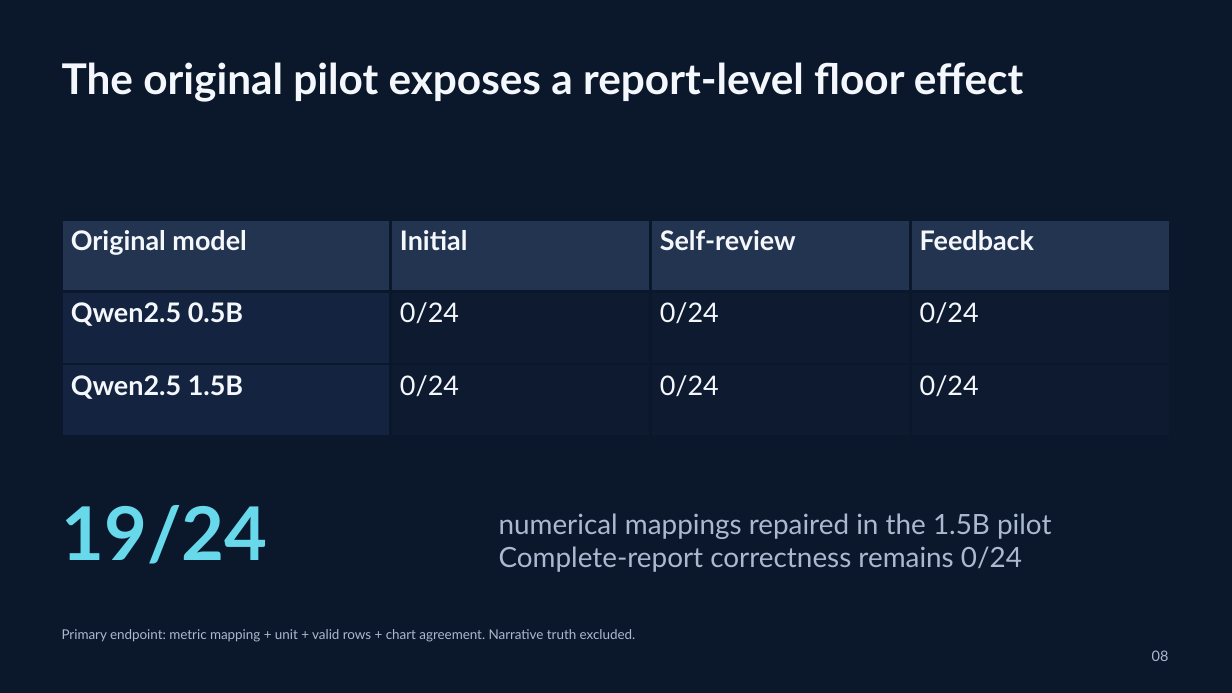
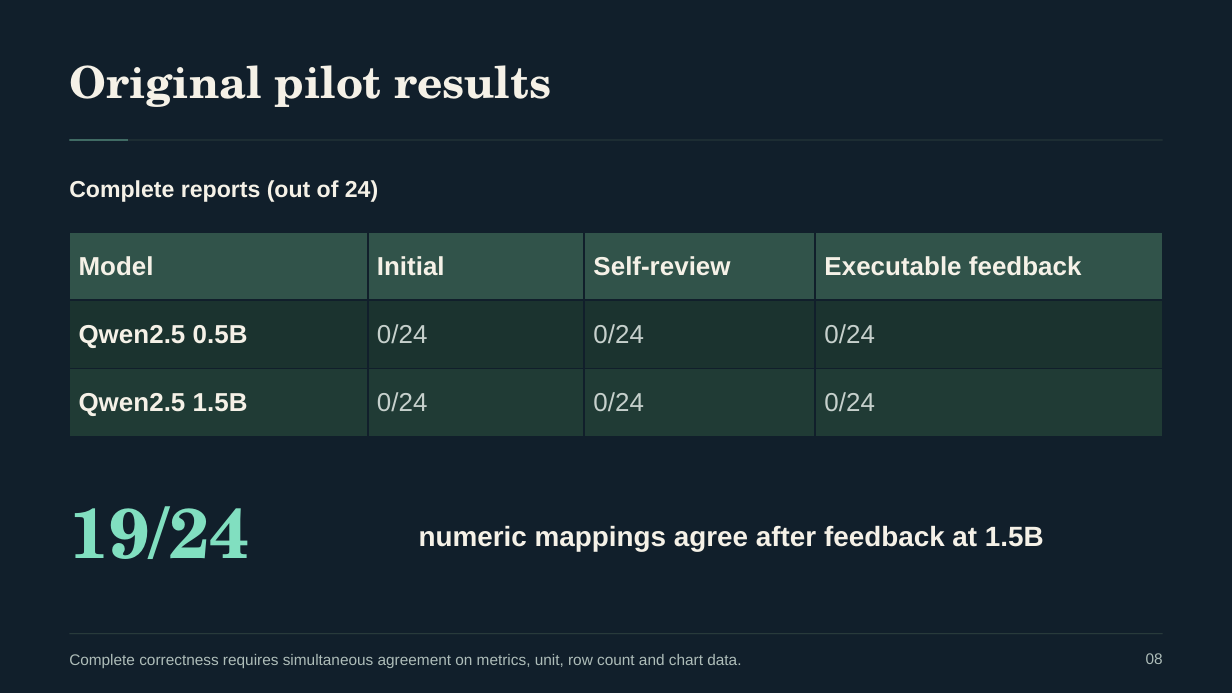
Before and after one commit to naazzarov/trustverify-ai-analysis, a slide deck: slide 8 of presentation/TrustVerify-Dark-Defense.pptx. Drawn at 1232x693 pixels with LibreOffice and Linux fonts; fonts in the diff are those of the drawing. Boxes give left, top, right and bottom in pixels: in the first picture for what was removed or moved away, otherwise in the second. Text is boxed around its words. In the diff, an @@ line names an element or a change of style, - is before the commit and + after.

```diff
--- a/presentation/TrustVerify-Dark-Defense.pptx
+++ b/presentation/TrustVerify-Dark-Defense.pptx
@@ background #0B182B to #111F2B @@
@@ text added at [69, 65, 551, 107], 34.5 pt, text #F5F1E7, bold @@
+Original pilot results
@@ rectangle added at [69, 140, 1163, 140], fill #354944 @@
@@ rectangle added at [69, 140, 128, 140], fill #81DFC0 @@
@@ text at [69, 180, 378, 202]: text changed; size 33 to 18 pt; font Lato to Arial; text colour #F4F7FC to #F5F1E7 @@
-The original pilot exposes a report-level floor effect
+Complete reports (out of 24)
@@ table at [69, 232, 1163, 437] @@
-row 1, column 1: Original model
+row 1, column 1: Model
-row 1, column 4: Feedback
+row 1, column 4: Executable feedback
@@ fill #233450 to #31534A in row 1 @@
@@ fill #142440 to #1B332F in row 2, column 1 @@
@@ fill #0D1A30 to #1B332F in 3 cells @@
@@ fill #142440 to #203B35 in row 3, column 1 @@
@@ fill #0D1A30 to #203B35 in 3 cells @@
@@ size 21 to 20.2 pt, font Lato to Arial in "Initial", "Self-review", "Qwen2.5 0.5B", "0/24" and 6 more places @@
@@ text colour #F4F7FC to #F5F1E7 in "Initial", "Self-review", "Qwen2.5 0.5B", "Qwen2.5 1.5B" @@
@@ text colour #F4F7FC to #C6D0CC in "0/24", "0/24", "0/24", "0/24" and 2 more places @@
@@ borders changed @@
@@ table: place and size @@
-table at [62, 220, 1170, 436]
+table at [69, 232, 1163, 437]
@@ text "19/24": place and size @@
-text "19/24" at [62, 505, 268, 564]
+text "19/24" at [69, 506, 250, 559]
@@ text "19/24" at [69, 506, 250, 559]: size 57.8 to 54.8 pt, font Lato to TeX Gyre Schola, text colour #68D8EB to #81DFC0 @@
@@ text added at [419, 525, 1044, 551], 21.8 pt, text #F5F1E7, bold @@
+numeric mappings agree after feedback at 1.5B
@@ text removed at [62, 629, 636, 642] @@
-Primary endpoint: metric mapping + unit + valid rows + chart agreement. Narrative truth excluded.
@@ text at [69, 654, 741, 668]: text changed; size 21.8 to 12 pt; font Lato to Arial; text colour #AAB9D0 to #AEBDB9 @@
-numerical mappings repaired in the 1.5B pilot
-Complete-report correctness remains 0/24
+Complete correctness requires simultaneous agreement on metrics, unit, row count and chart data.
@@ rectangle added at [69, 633, 1163, 634], fill #354944 @@
@@ text "08" at [1146, 653, 1163, 664]: size 11.2 to 12 pt, font Lato to Arial, text colour #AAB9D0 to #AEBDB9 @@
```
Also in this commit, not shown: 16 other slides changed, 5 slides added, 5 slides removed, 8 other files.
